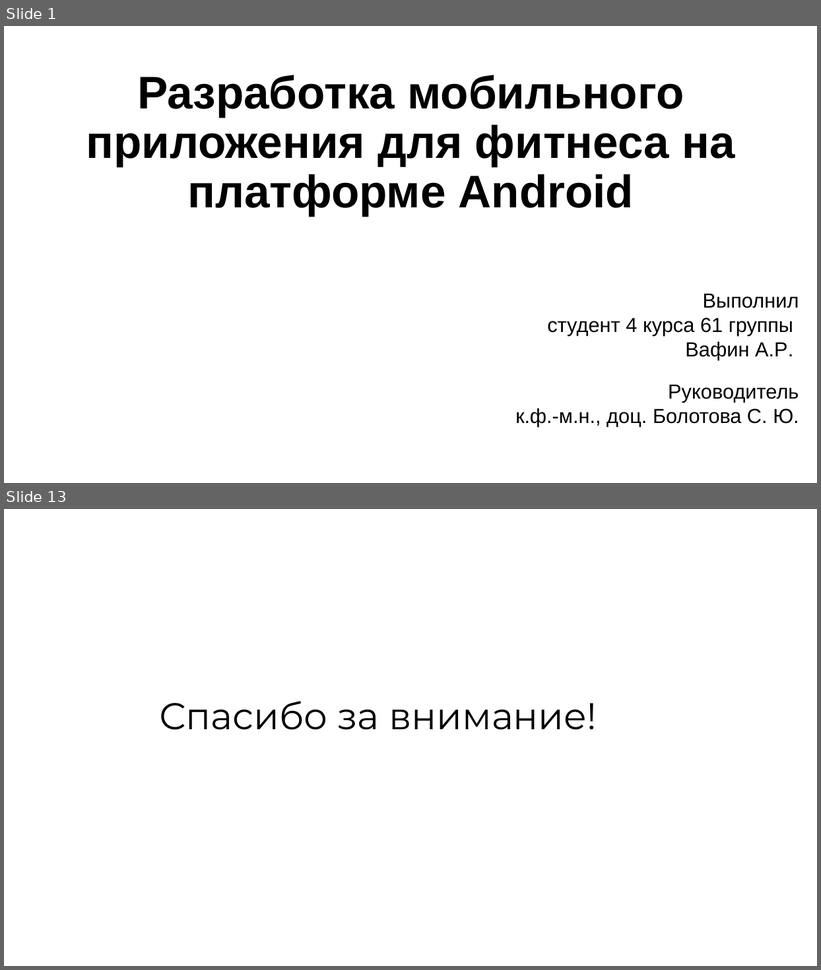
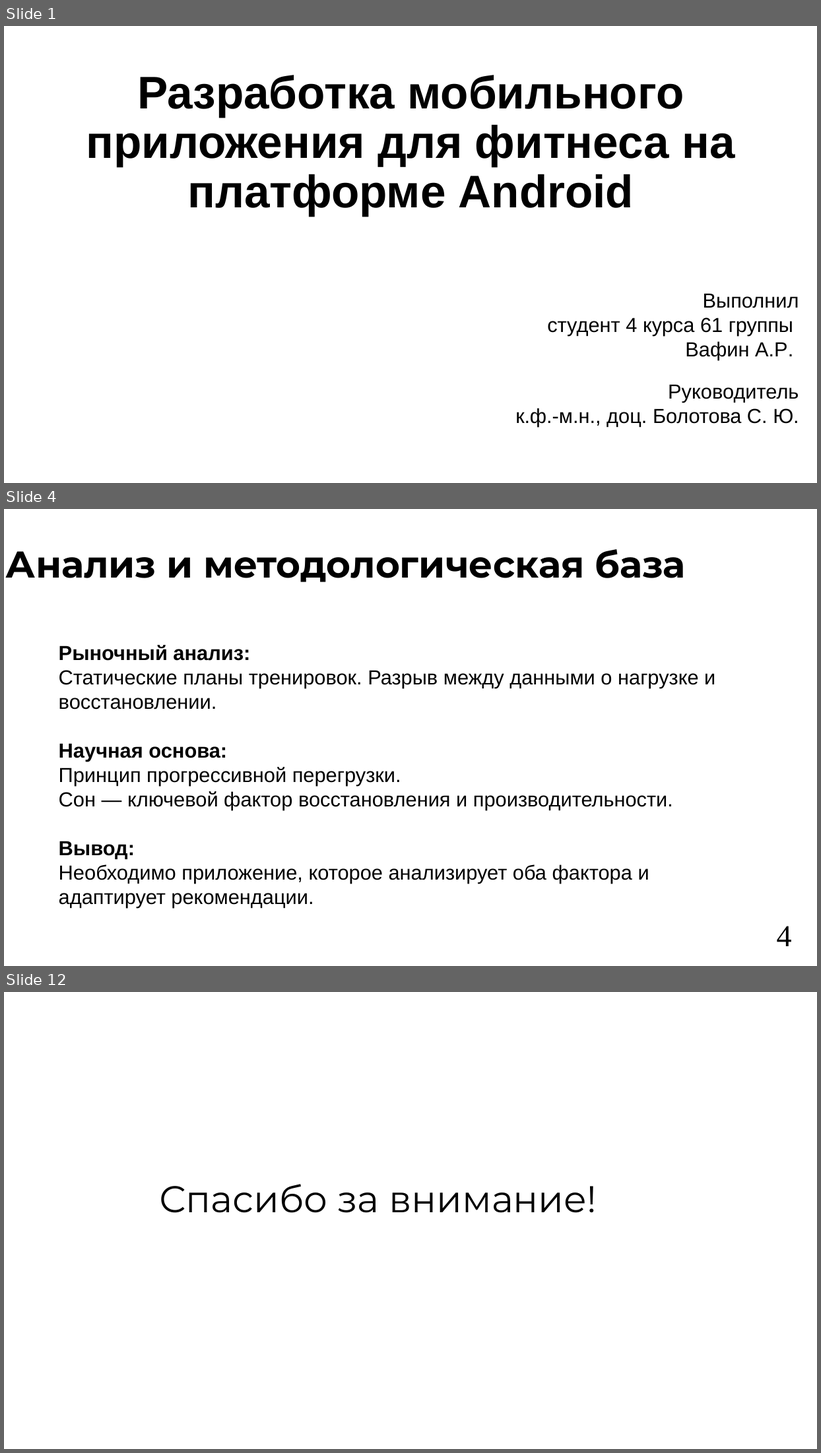
Before and after one commit to vafeenHub/VSU-scientific-activities_6-7-8-semester, a slide deck: src/works/diploma/presentation.odp. Shown one above the other, each under a label of ours: slides 1 and 13 before the commit, slides 1, 4 and 12 after it; the slides between them are not shown. The pictures are 821x970 and 821x1453 pixels, drawn with LibreOffice and Linux fonts; fonts in the diff are those of the drawing. Boxes give left, top, right and bottom in pixels: in the first picture for what was removed or moved away, otherwise in the second. Text is boxed around its words. In the diff, an @@ line names an element or a change of style, - is before the commit and + after.

```diff
--- a/src/works/diploma/presentation.odp
+++ b/src/works/diploma/presentation.odp
@@ slide 4 added at box(4, 509, 817, 966), background #FFFFFF @@
@@ title added at box(6, 549, 686, 582), 44 pt, text #000000, bold @@
+Анализ и методологическая база
@@ text added at box(59, 645, 715, 908), 24 pt, text #000000 @@
+Рыночный анализ:
+Статические планы тренировок. Разрыв между данными о нагрузке и восстановлении.
+Научная основа:
+Принцип прогрессивной перегрузки.
+Сон — ключевой фактор восстановления и производительности.
+Вывод:
+Необходимо приложение, которое анализирует оба фактора и адаптирует рекомендации.
@@ page number added at box(777, 926, 792, 947), 36 pt, text #000000 @@
+4
@@ what was slide 13 is now slide 12 @@
```
Also in this commit, not shown: 5 slides changed, 4 other slides added, 6 slides removed, 3 other files.
